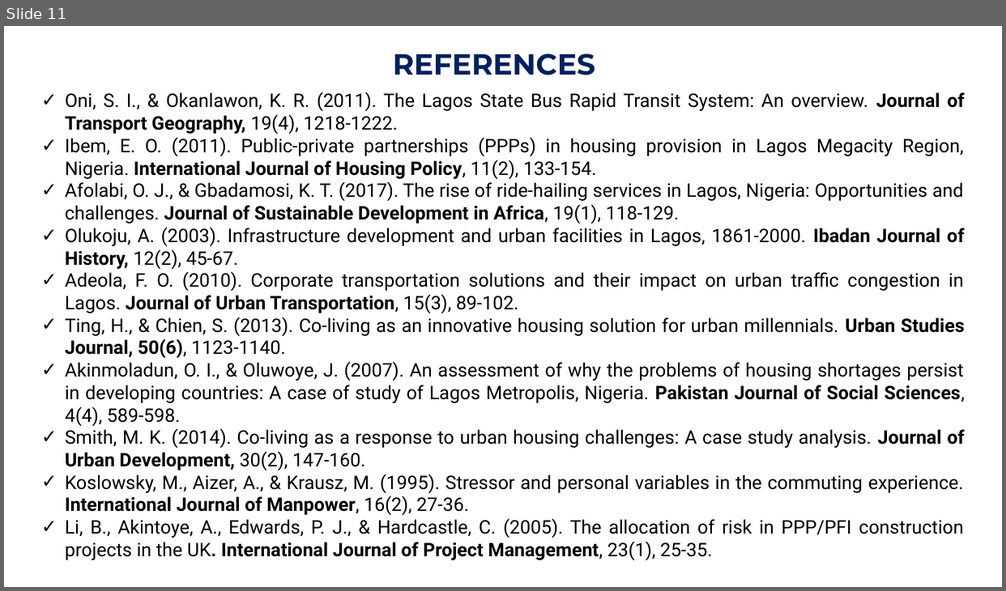
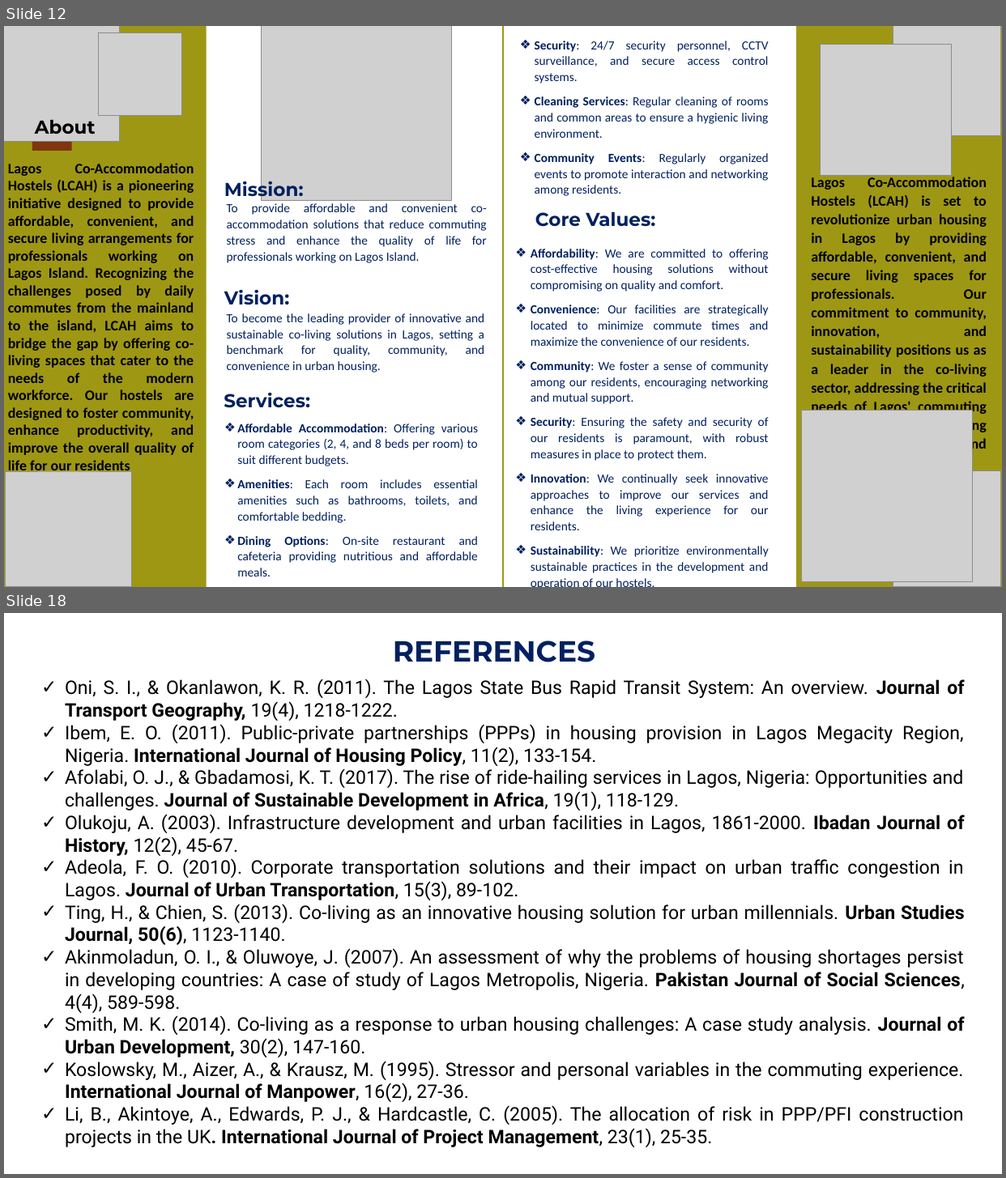
Before and after one commit to Gbekoilias/IslandRest-Hostel-Documentation, a slide deck: docs/Enhancing Hospitality IslandRest Hostel Operational Overview.pptx. Shown one above the other, each under a label of ours: slide 11 before the commit, slides 12 and 18 after it; the slides between them are not shown. The pictures are 1006x591 and 1006x1178 pixels, drawn with LibreOffice and Linux fonts; fonts in the diff are those of the drawing; grey boxes stand for pictures. Boxes give left, top, right and bottom in pixels: in the first picture for what was removed or moved away, otherwise in the second. Text is boxed around its words. In the diff, an @@ line names an element or a change of style, - is before the commit and + after.

```diff
--- a/docs/Enhancing Hospitality IslandRest Hostel Operational Overview.pptx
+++ b/docs/Enhancing Hospitality IslandRest Hostel Operational Overview.pptx
@@ slide 12 added at (x1=4, y1=26, x2=1002, y2=587), background #FFFFFF @@
@@ rectangle added at (x1=4, y1=26, x2=206, y2=587), fill #9E9714 @@
@@ picture added at (x1=4, y1=26, x2=120, y2=142) @@
@@ picture added at (x1=98, y1=32, x2=181, y2=116) @@
@@ picture added at (x1=262, y1=26, x2=452, y2=200) @@
@@ line added from (503, 26) to (503, 587), #9E9714 1.5 pt @@
@@ text added at (x1=535, y1=41, x2=769, y2=194), 12 pt, text #002060 @@
+❖ Security: 24/7 security personnel, CCTV surveillance, and secure access control systems.
+❖ Cleaning Services: Regular cleaning of rooms and common areas to ensure a hygienic living environment.
+❖ Community Events: Regularly organized events to promote interaction and networking among residents.
@@ rectangle added at (x1=797, y1=26, x2=1002, y2=587), fill #9E9714 @@
@@ picture added at (x1=820, y1=45, x2=952, y2=176) @@
@@ picture added at (x1=893, y1=26, x2=1000, y2=136) @@
@@ text added at (x1=35, y1=120, x2=96, y2=134), 18 pt, text #000000, bold @@
+About
@@ rectangle added at (x1=32, y1=142, x2=72, y2=151), fill #80350E @@
@@ text added at (x1=8, y1=163, x2=194, y2=475), 14 pt, text #000000, bold @@
+Lagos Co-Accommodation Hostels (LCAH) is a pioneering initiative designed to provide affordable, convenient, and secure living arrangements for professionals working on Lagos Island. Recognizing the challenges posed by daily commutes from the mainland to the island, LCAH aims to bridge the gap by offering co-living spaces that cater to the needs of the modern workforce. Our hostels are designed to foster community, enhance productivity, and improve the overall quality of life for our residents
@@ text added at (x1=224, y1=178, x2=304, y2=201), 18 pt, text #002060, bold @@
+Mission:
@@ text added at (x1=811, y1=175, x2=987, y2=434), 14 pt, text #000000, bold @@
+Lagos Co-Accommodation Hostels (LCAH) is set to revolutionize urban housing in Lagos by providing affordable, convenient, and secure living spaces for professionals. Our commitment to community, innovation, and sustainability positions us as a leader in the co-living sector, addressing the critical needs of Lagos' commuting workforce and contributing to the city's economic and social well-being.
@@ text added at (x1=227, y1=203, x2=487, y2=263), 12 pt, text #002060 @@
+To provide affordable and convenient co-accommodation solutions that reduce commuting stress and enhance the quality of life for professionals working on Lagos Island.
@@ text added at (x1=535, y1=212, x2=655, y2=227), 18 pt, text #002060, bold @@
+Core Values:
@@ text added at (x1=530, y1=249, x2=769, y2=574), 12 pt, text #002060 @@
+❖ Affordability: We are committed to offering cost-effective housing solutions without compromising on quality and comfort.
+❖ Convenience: Our facilities are strategically located to minimize commute times and maximize the convenience of our residents.
+❖ Community: We foster a sense of community among our residents, encouraging networking and mutual support.
+❖ Security: Ensuring the safety and security of our residents is paramount, with robust measures in place to protect them.
+❖ Innovation: We continually seek innovative approaches to improve our services and enhance the living experience for our residents.
+❖ Sustainability: We prioritize environmentally sustainable practices in the development and operation of our hostels.
@@ text added at (x1=224, y1=290, x2=289, y2=305), 18 pt, text #002060, bold @@
+Vision:
@@ text added at (x1=227, y1=314, x2=485, y2=373), 12 pt, text #002060 @@
+To become the leading provider of innovative and sustainable co-living solutions in Lagos, setting a benchmark for quality, community, and convenience in urban housing.
@@ text added at (x1=224, y1=393, x2=310, y2=408), 18 pt, text #002060, bold @@
+Services:
@@ picture added at (x1=801, y1=411, x2=973, y2=582) @@
@@ text added at (x1=237, y1=424, x2=479, y2=577), 12 pt, text #002060 @@
+❖ Affordable Accommodation: Offering various room categories (2, 4, and 8 beds per room) to suit different budgets.
+❖ Amenities: Each room includes essential amenities such as bathrooms, toilets, and comfortable bedding.
+❖ Dining Options: On-site restaurant and cafeteria providing nutritious and affordable meals.
@@ picture added at (x1=6, y1=472, x2=132, y2=587) @@
@@ picture added at (x1=893, y1=472, x2=1000, y2=587) @@
@@ what was slide 11 is now slide 18 @@
```
Also in this commit, not shown: 1 slide changed, 7 other slides added, 1 slide removed.
